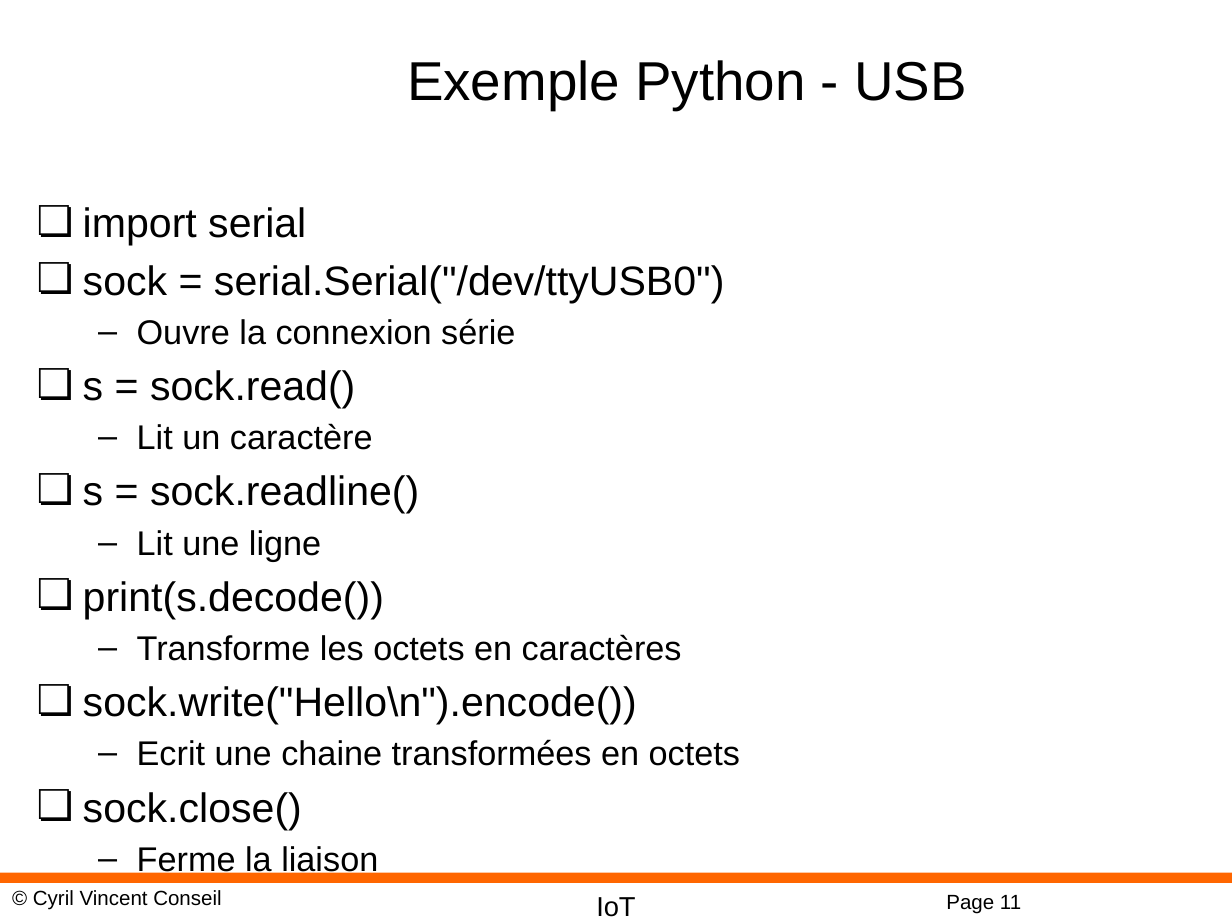
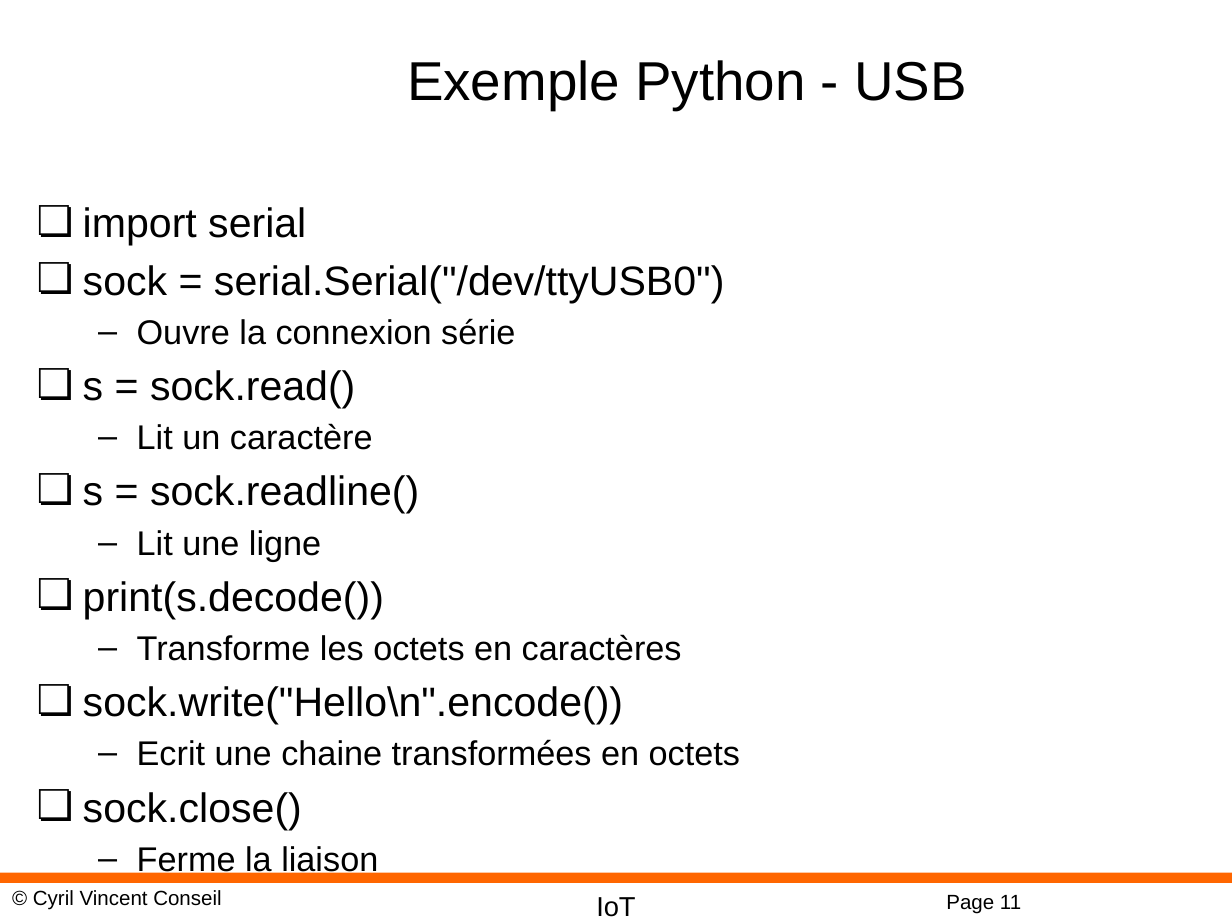
Before and after one commit to cyrilvincent/IoT, a slide deck: slide 11 of ppt/IoT08-Wire.pptx. Drawn at 1232x924 pixels with LibreOffice and Linux fonts; fonts in the diff are those of the drawing; background and template pictures are left out. Boxes give left, top, right and bottom in pixels: in the first picture for what was removed or moved away, otherwise in the second. Text is boxed around its words. In the diff, an @@ line names an element or a change of style, - is before the commit and + after.

```diff
--- a/ppt/IoT08-Wire.pptx
+++ b/ppt/IoT08-Wire.pptx
@@ text at [83,686,623,724]: text changed @@
-❏ sock.write("Hello\n").encode())
+❏ sock.write("Hello\n".encode())
```
Also in this commit, not shown: 2 other slides changed, 4 other files.
